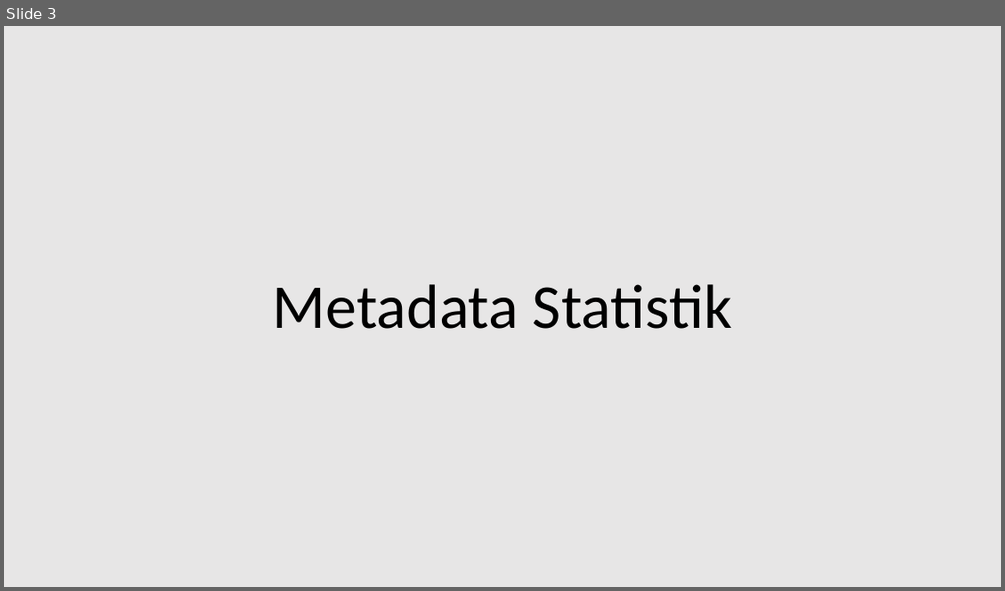
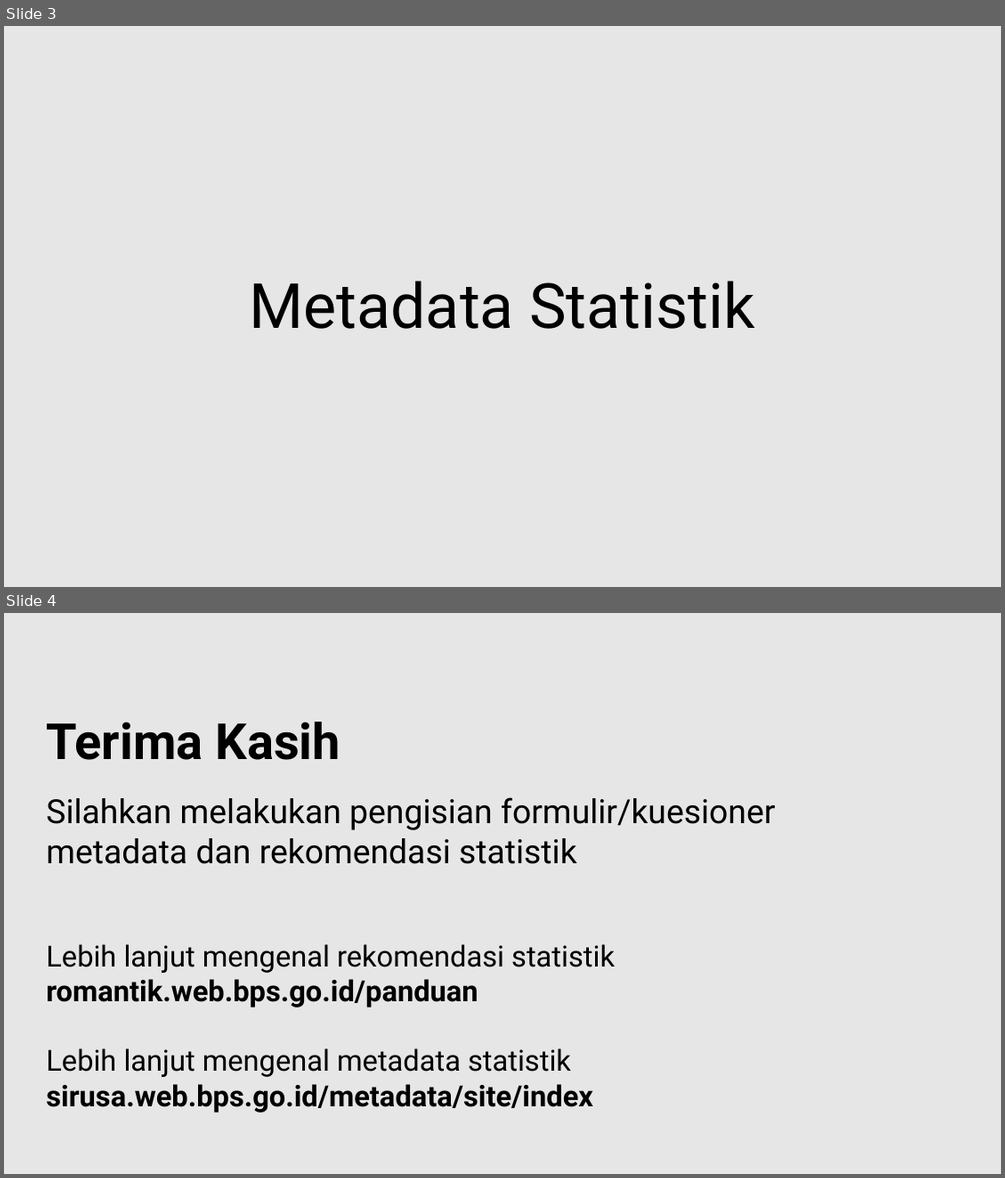
Before and after one commit to rexevan/talks, a slide deck: 2024-10-16/slides-pptx.pptx. Shown one above the other, each under a label of ours: slide 3 before the commit, slides 3 and 4 after it. The pictures are 1005x591 and 1005x1178 pixels, drawn with LibreOffice and Linux fonts; fonts in the diff are those of the drawing. Boxes give left, top, right and bottom in pixels: in the first picture for what was removed or moved away, otherwise in the second. Text is boxed around its words. In the diff, an @@ line names an element or a change of style, - is before the commit and + after.

```diff
--- a/2024-10-16/slides-pptx.pptx
+++ b/2024-10-16/slides-pptx.pptx
@@ slide 4 added at bbox=[4, 613, 1001, 1174], background #E7E6E6 @@
@@ title added at bbox=[47, 722, 341, 760], 48 pt, text #000000, bold @@
+Terima Kasih
@@ text added at bbox=[46, 797, 775, 864], 32 pt, text #000000 @@
+Silahkan melakukan pengisian formulir/kuesioner metadata dan rekomendasi statistik
@@ text added at bbox=[46, 944, 615, 1112], 28 pt, text #000000 @@
+Lebih lanjut mengenal rekomendasi statistik
+romantik.web.bps.go.id/panduan
+Lebih lanjut mengenal metadata statistik
+sirusa.web.bps.go.id/metadata/site/index
@@ slide 3 changed as well @@
@@ title "Metadata Statistik": place and size @@
-title "Metadata Statistik" at bbox=[273, 284, 732, 329]
+title "Metadata Statistik" at bbox=[249, 281, 755, 329]
@@ title "Metadata Statistik" at bbox=[249, 281, 755, 329]: font Calibri to Roboto @@
```
Also in this commit, not shown: 2 other slides changed, 12 other files.
